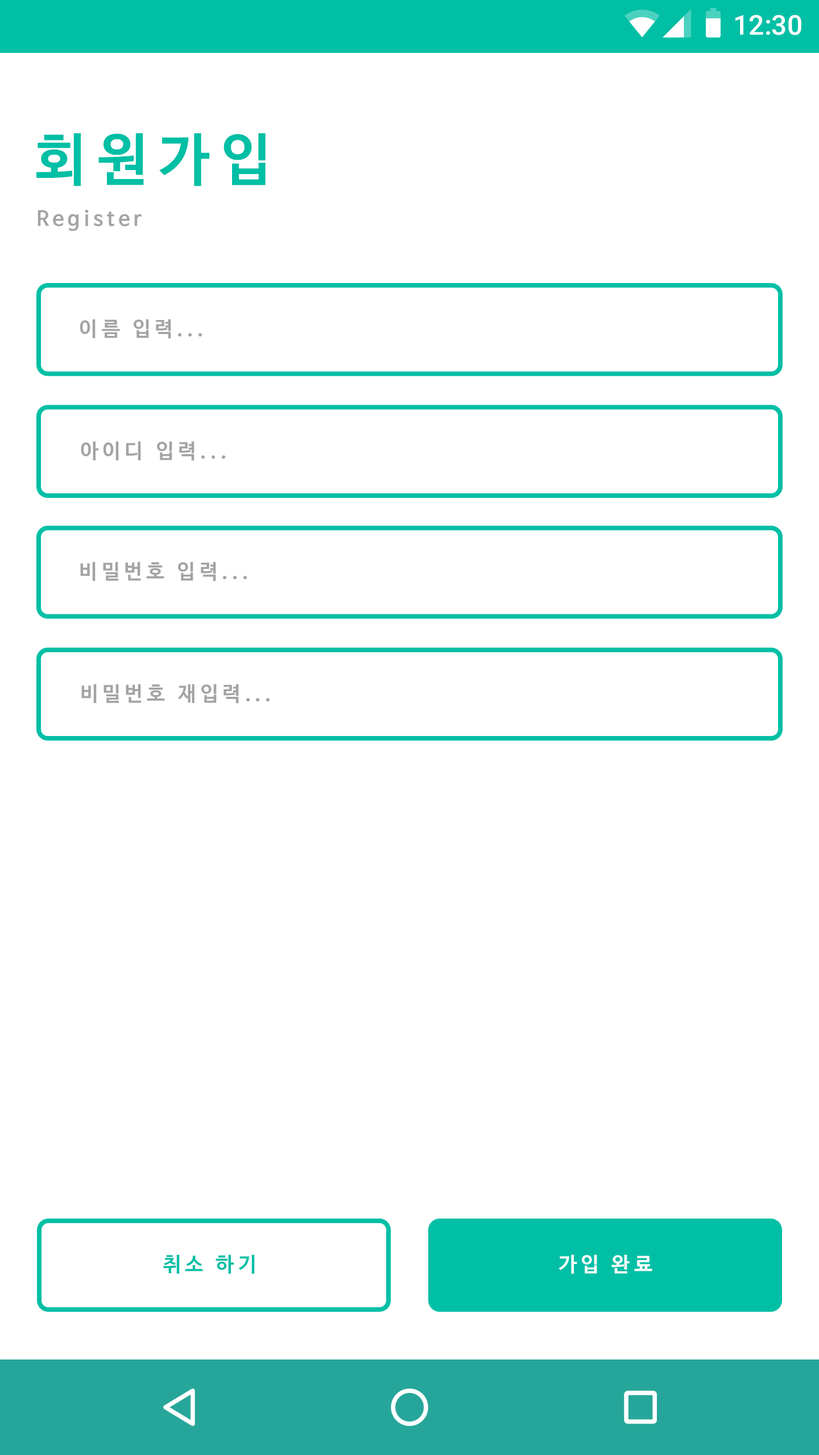
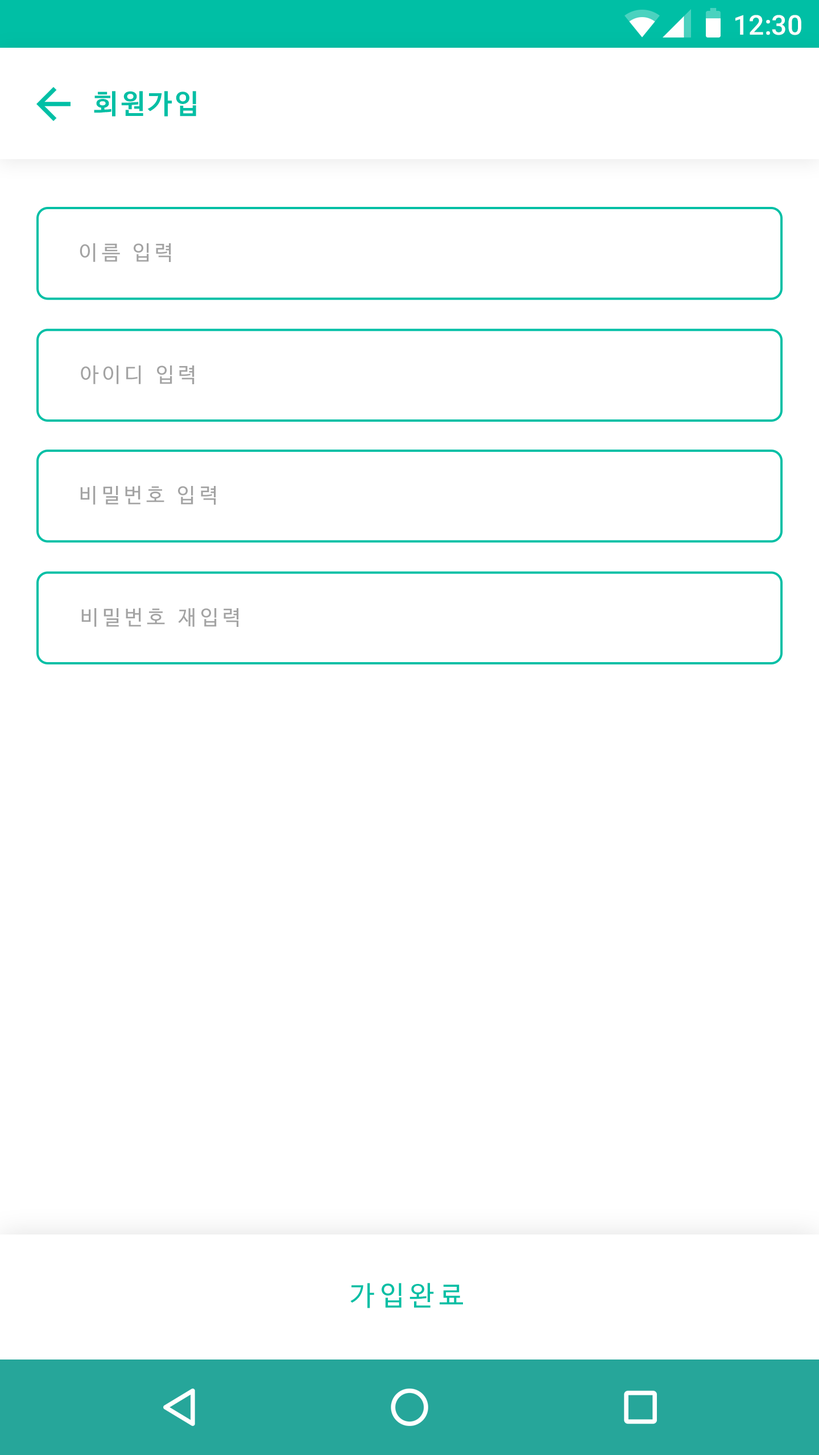
Comparing the layer stacks of the two 819 x 1455 images. Changes:
added layer "ic_arrow_back" above "btn_입력사항" over bbox(36, 86, 71, 122)
renamed "비밀번호 입력..." to "비밀번호 입력", painted on it over bbox(80, 485, 247, 582)
painted on "Rounded Rectangle 1 copy 3" (1st of 2, in "btn_입력사항") over bbox(36, 449, 783, 620)
renamed "비밀번호 재입력..." to "비밀번호 재입력", painted on it over bbox(81, 607, 270, 704)
painted on "Rounded Rectangle 1 copy 3" (2nd of 2, in "btn_입력사항") over bbox(36, 571, 783, 741)
renamed "이름 입력..." to "이름 입력", painted on it over bbox(79, 243, 202, 339)
painted on "Rounded Rectangle 1 copy" over bbox(36, 206, 783, 377)
renamed "아이디 입력..." to "아이디 입력", painted on it over bbox(80, 365, 226, 462)
painted on "Rounded Rectangle 1 copy 2" over bbox(36, 328, 783, 498)
removed layer "취소 하기" from group "btn_취소하기" over bbox(163, 1254, 255, 1274)
removed layer "Rounded Rectangle 1 copy 4" from group "btn_취소하기" over bbox(36, 1218, 391, 1313)
removed layer "Register" (was 50%) from group "btn_회원가입" over bbox(37, 209, 142, 232)
added layer "가입완료" above "btn_가입완료" over bbox(350, 1283, 463, 1309)
removed layer "가입 완료" from group "btn_가입완료" over bbox(558, 1254, 653, 1274)
removed layer "Rounded Rectangle 1 copy 5" from group "btn_가입완료" over bbox(428, 1218, 782, 1313)
moved "회원가입" out of group "btn_회원가입", painted on it over bbox(36, 90, 266, 187)
added layer "Background" (2nd of 2) above "System UI" over bbox(0, 47, 819, 160)
added layer "bottom bar" in group "Action Bar" over bbox(36, 1234, 782, 1313)
